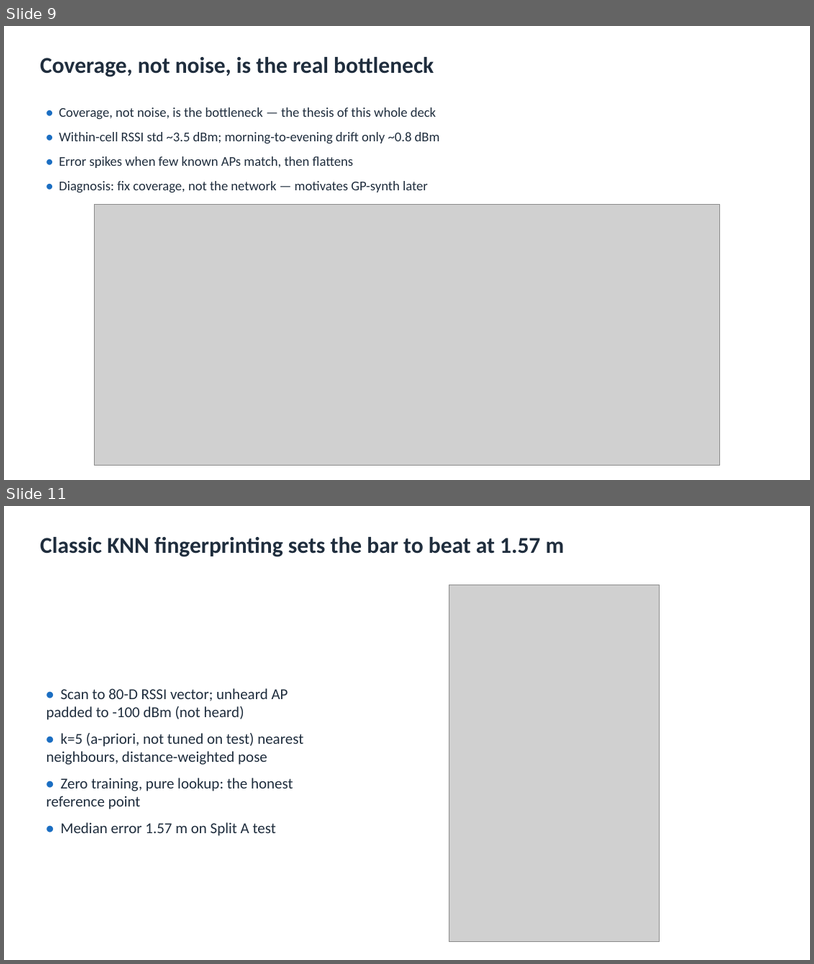
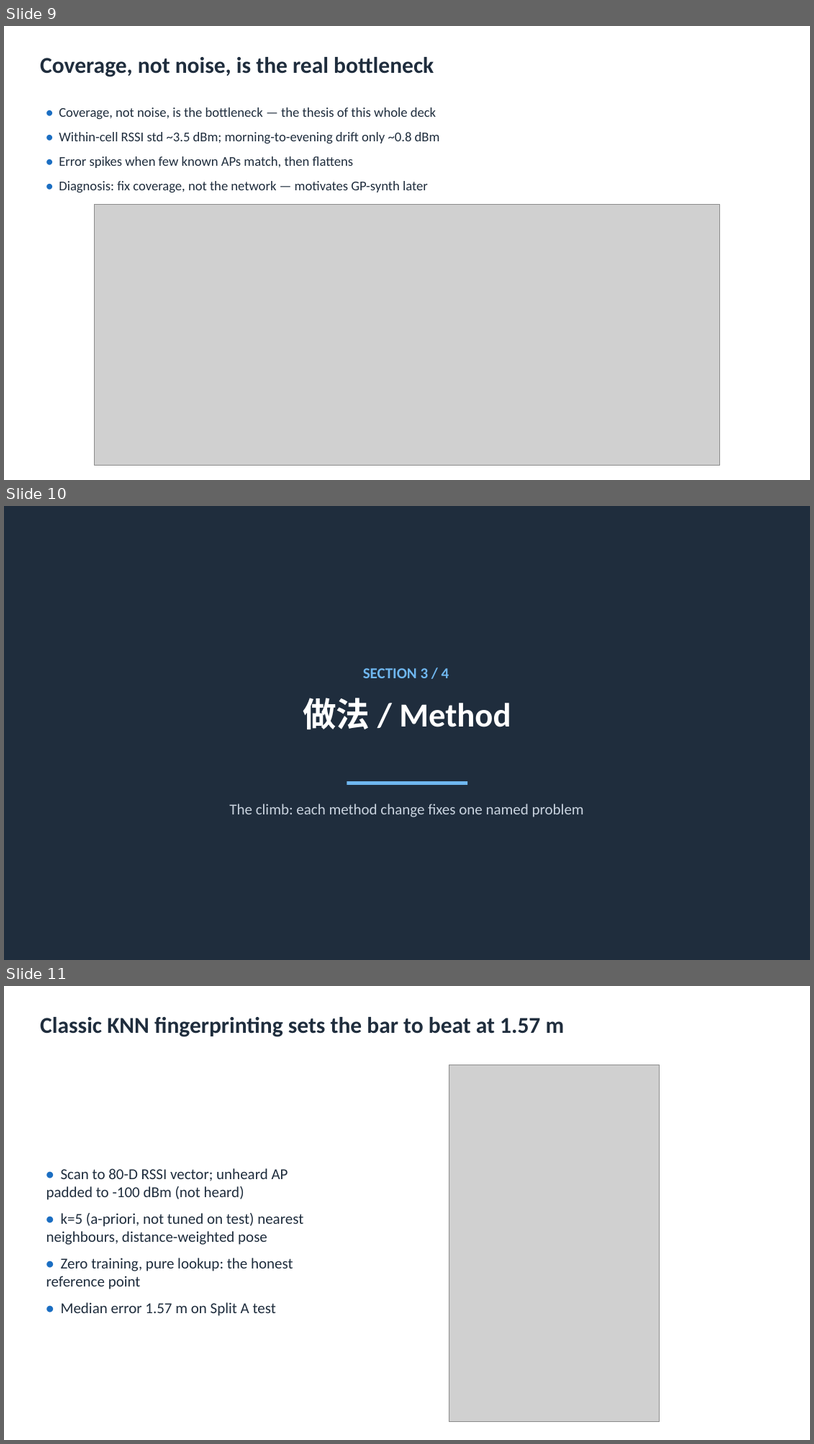
Before and after one commit to kmliy901054/cv2x-wifi-fingerprint, a slide deck: lab3/outputs/slides/lab3_presentation.pptx. Shown one above the other, each under a label of ours: slides 9 and 11 before the commit, slides 9, 10 and 11 after it; the slides between them are not shown. The pictures are 814x964 and 814x1444 pixels, drawn with LibreOffice and Linux fonts; fonts in the diff are those of the drawing; grey boxes stand for pictures. Boxes give left, top, right and bottom in pixels: in the first picture for what was removed or moved away, otherwise in the second. Text is boxed around its words. In the diff, an @@ line names an element or a change of style, - is before the commit and + after.

```diff
--- a/lab3/outputs/slides/lab3_presentation.pptx
+++ b/lab3/outputs/slides/lab3_presentation.pptx
@@ slide 10 added at (4, 506, 810, 960), background #FFFFFF @@
@@ rectangle added at (4, 506, 810, 960), fill #1F2D3D @@
@@ text added at (363, 668, 450, 678), 18 pt, text #6FB7F0, bold @@
+SECTION 3 / 4
@@ text added at (303, 698, 511, 729), 40 pt, text #FFFFFF, bold @@
+做法 / Method
@@ rectangle added at (347, 781, 468, 785), fill #6FB7F0 @@
@@ text added at (229, 803, 584, 817), 18 pt, text #C8D2DE @@
+The climb: each method change fixes one named problem
```
Also in this commit, not shown: 5 slides changed, 1 slide removed, 2 other files.
